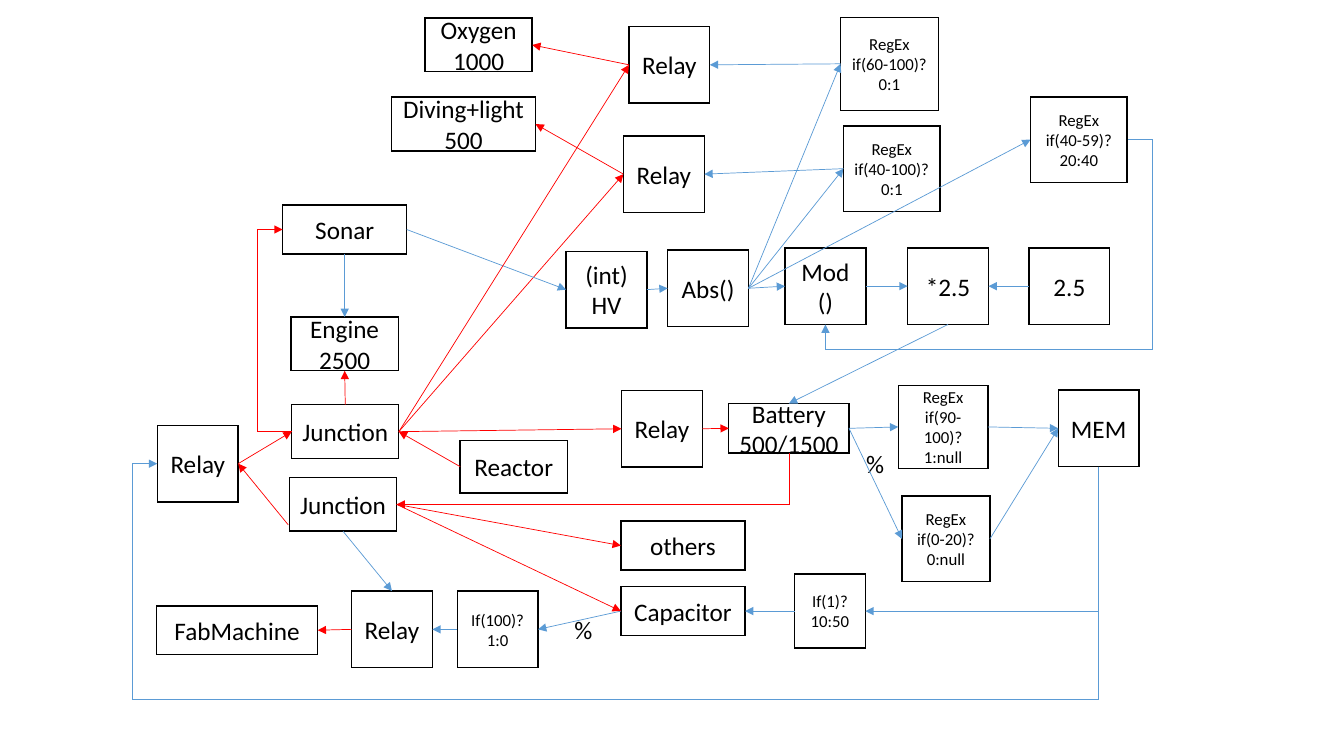
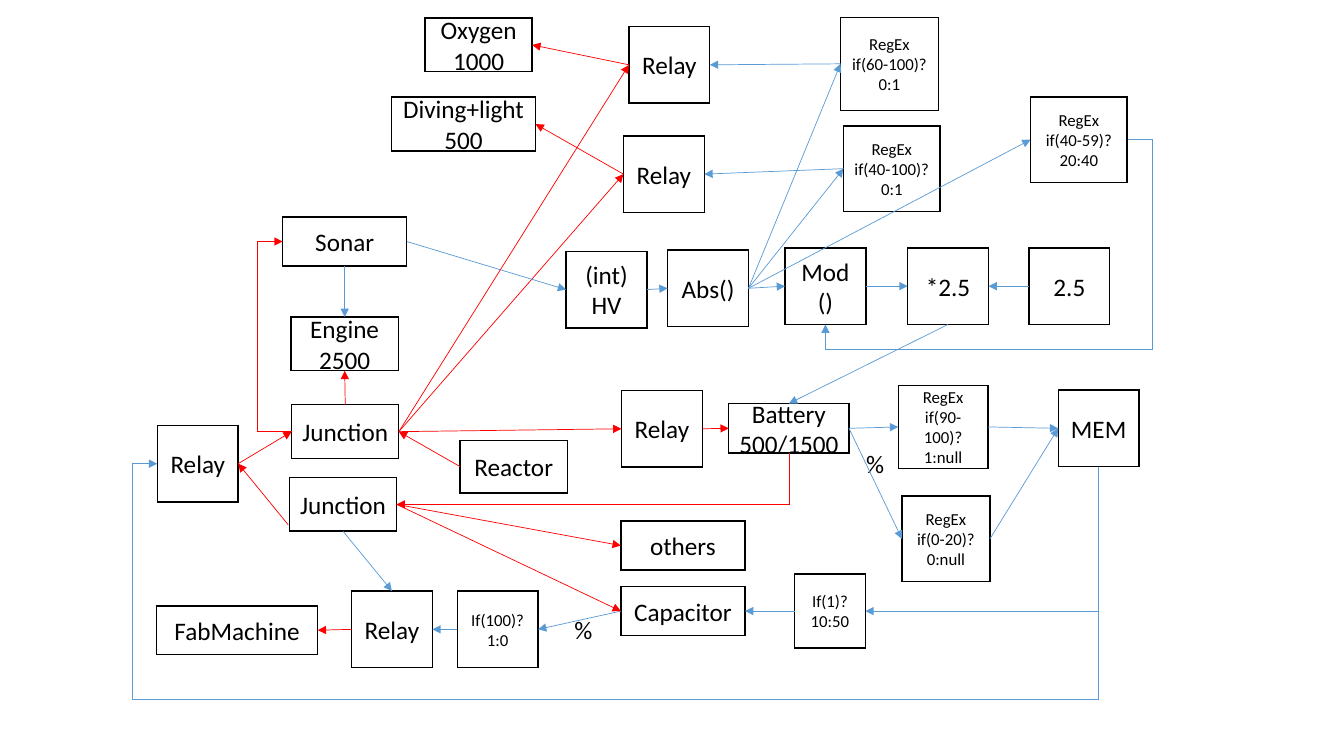
Before and after one commit to panhao4812/GameTools, a slide deck: slide 7 of BaroAngEditor/BaroAngEditor/bin/Debug/Lines.pptx (slide 8 before the commit). Drawn at 1344x756 pixels with LibreOffice and Linux fonts; fonts in the diff are those of the drawing. Boxes give left, top, right and bottom in pixels: in the first picture for what was removed or moved away, otherwise in the second. Text is boxed around its words. In the diff, an @@ line names an element or a change of style, - is before the commit and + after.

```diff
--- a/BaroAngEditor/BaroAngEditor/bin/Debug/Lines.pptx
+++ b/BaroAngEditor/BaroAngEditor/bin/Debug/Lines.pptx
@@ rectangle "Sonar": place and size @@
-rectangle "Sonar" at (282, 206, 406, 254)
+rectangle "Sonar" at (282, 217, 406, 265)
@@ elbow arrow moved from (291, 432) - (282, 230) to (291, 432) - (282, 242) @@
@@ arrow moved from (345, 254) - (345, 317) to (345, 266) - (345, 317) @@
@@ arrow moved from (407, 230) - (567, 289) to (407, 242) - (567, 289) @@
```
Also in this commit, not shown: 2 other files.
